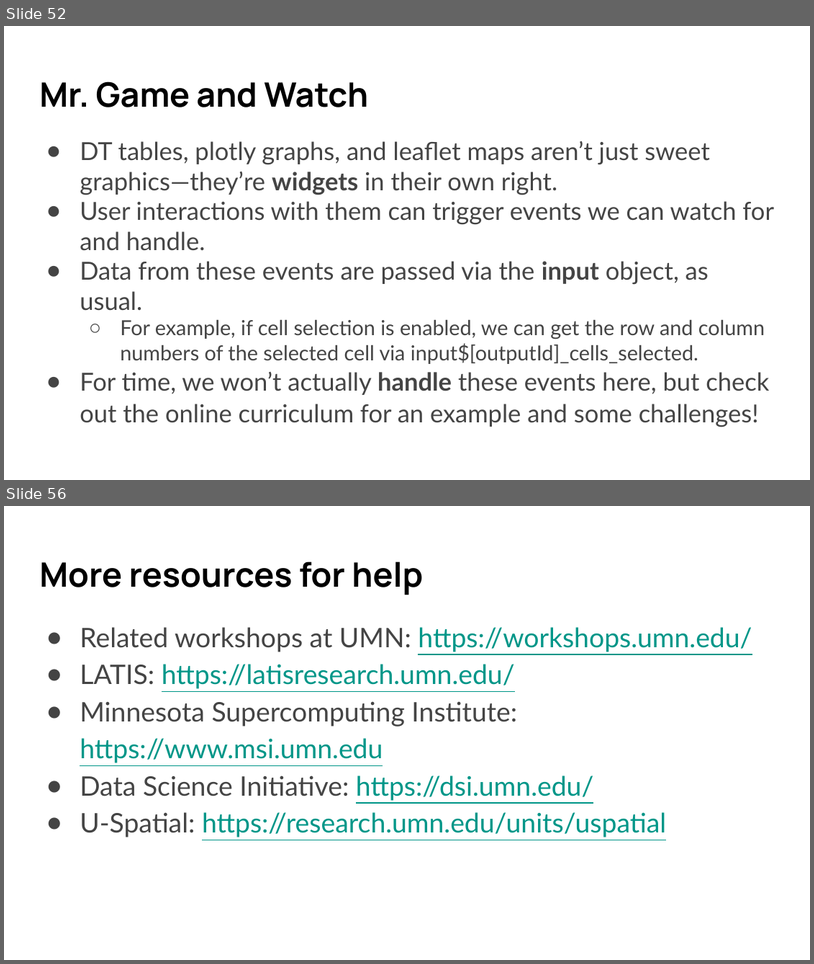
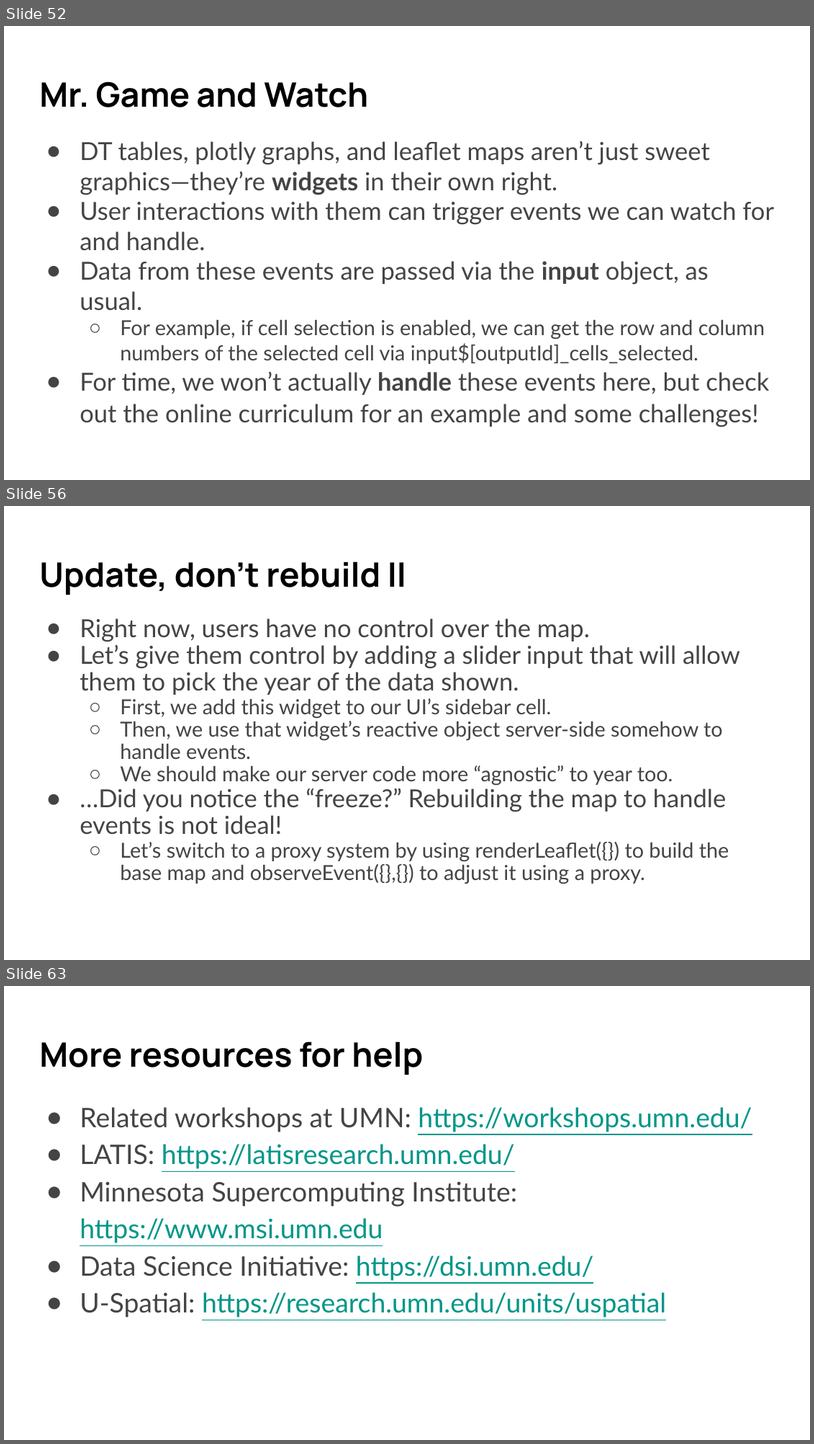
Before and after one commit to umn-dash/r-shiny, a slide deck: instructors/files/SWC slides R Shiny 2024 Fall.pptx. Shown one above the other, each under a label of ours: slides 52 and 56 before the commit, slides 52, 56 and 63 after it; the slides between them are not shown. The pictures are 814x964 and 814x1444 pixels, drawn with LibreOffice and Linux fonts; fonts in the diff are those of the drawing. Boxes give left, top, right and bottom in pixels: in the first picture for what was removed or moved away, otherwise in the second. Text is boxed around its words. In the diff, an @@ line names an element or a change of style, - is before the commit and + after.

```diff
--- a/instructors/files/SWC slides R Shiny 2024 Fall.pptx
+++ b/instructors/files/SWC slides R Shiny 2024 Fall.pptx
@@ slide 56 added at bbox=[4, 506, 810, 960], background #FFFFFF @@
@@ title added at bbox=[39, 561, 406, 595], 30 pt, text #000000, bold @@
+Update, don’t rebuild II
@@ text added at bbox=[80, 618, 741, 884], 18.5 pt, text #444444 @@
+● Right now, users have no control over the map.
+● Let’s give them control by adding a slider input that will allow them to pick the year of the data shown.
+  ○ First, we add this widget to our UI’s sidebar cell.
+  ○ Then, we use that widget’s reactive object server-side somehow to handle events.
+  ○ We should make our server code more “agnostic” to year too.
+● …Did you notice the “freeze?” Rebuilding the map to handle events is not ideal!
+  ○ Let’s switch to a proxy system by using renderLeaflet({}) to build the base map and observeEvent({},{}) to adjust it using a proxy.
@@ what was slide 56 is now slide 63 @@
```
Also in this commit, not shown: 3 slides changed, 6 other slides added, 18 other files.
